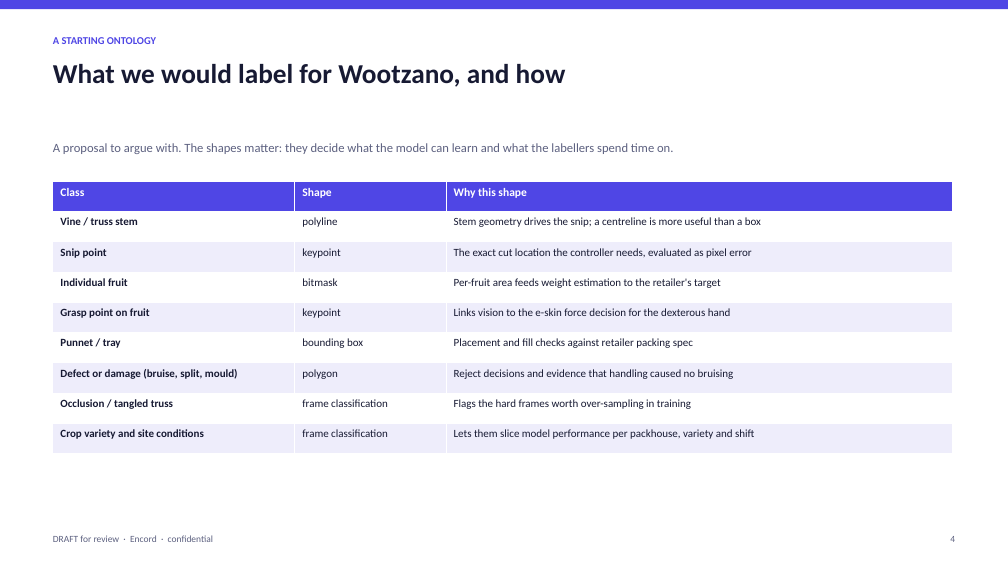
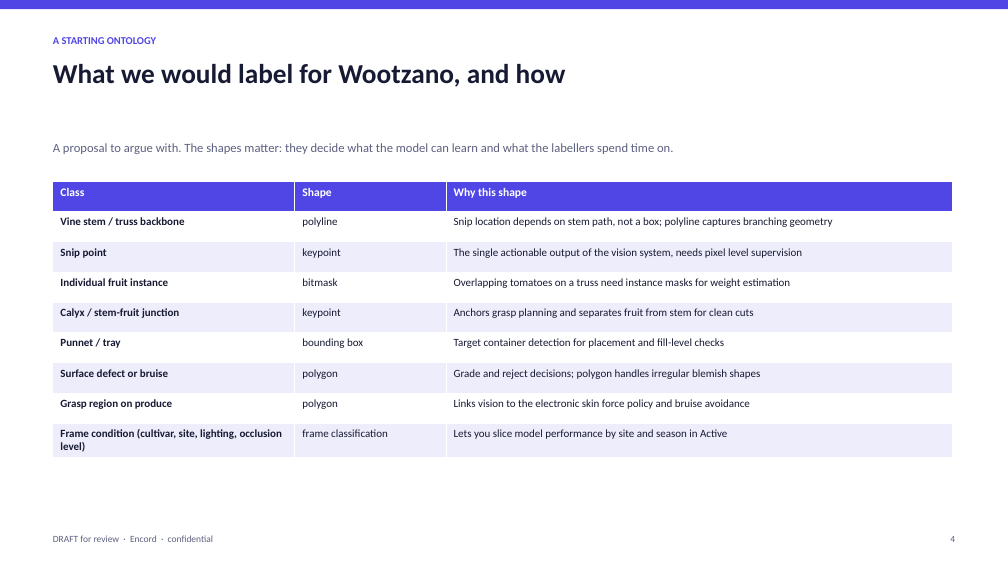
Before and after one commit to qaisak/signal-desk, a slide deck: slide 4 of docs/briefs/wootzano.pptx. Drawn at 1008x567 pixels with LibreOffice and Linux fonts; fonts in the diff are those of the drawing. Boxes give left, top, right and bottom in pixels: in the first picture for what was removed or moved away, otherwise in the second. Text is boxed around its words. In the diff, an @@ line names an element or a change of style, - is before the commit and + after.

```diff
--- a/docs/briefs/wootzano.pptx
+++ b/docs/briefs/wootzano.pptx
@@ table at [53, 181, 953, 456] @@
-row 2, column 1: Vine / truss stem
+row 2, column 1: Vine stem / truss backbone
-row 2, column 3: Stem geometry drives the snip; a centreline is more useful than a box
+row 2, column 3: Snip location depends on stem path, not a box; polyline captures branching geometry
-row 3, column 3: The exact cut location the controller needs, evaluated as pixel error
+row 3, column 3: The single actionable output of the vision system, needs pixel level supervision
-row 4, column 1: Individual fruit
+row 4, column 1: Individual fruit instance
-row 4, column 3: Per-fruit area feeds weight estimation to the retailer's target
+row 4, column 3: Overlapping tomatoes on a truss need instance masks for weight estimation
-row 5, column 1: Grasp point on fruit
+row 5, column 1: Calyx / stem-fruit junction
-row 5, column 3: Links vision to the e-skin force decision for the dexterous hand
+row 5, column 3: Anchors grasp planning and separates fruit from stem for clean cuts
-row 6, column 3: Placement and fill checks against retailer packing spec
+row 6, column 3: Target container detection for placement and fill-level checks
-row 7, column 1: Defect or damage (bruise, split, mould)
+row 7, column 1: Surface defect or bruise
-row 7, column 3: Reject decisions and evidence that handling caused no bruising
+row 7, column 3: Grade and reject decisions; polygon handles irregular blemish shapes
-row 8: Occlusion / tangled truss | frame classification | Flags the hard frames worth over-sampling in training
+row 8: Grasp region on produce | polygon | Links vision to the electronic skin force policy and bruise avoidance
-row 9, column 1: Crop variety and site conditions
+row 9, column 1: Frame condition (cultivar, site, lighting, occlusion level)
-row 9, column 3: Lets them slice model performance per packhouse, variety and shift
+row 9, column 3: Lets you slice model performance by site and season in Active
```
Also in this commit, not shown: 6 other slides changed, 9 other files.
